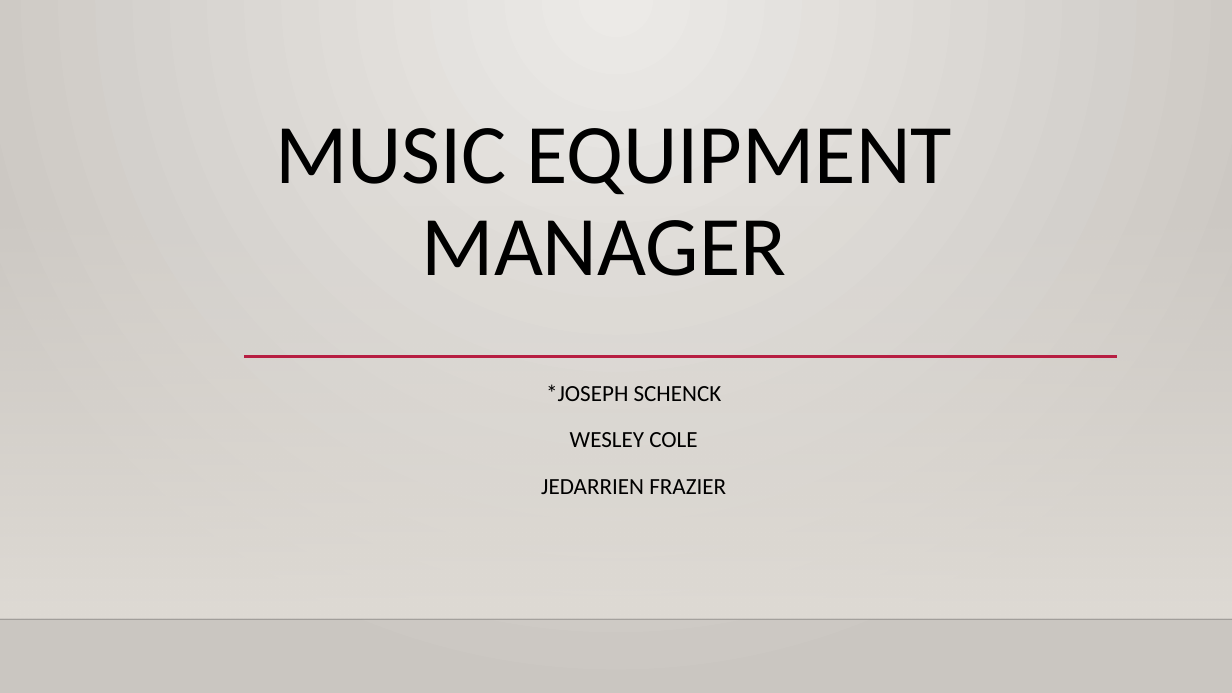
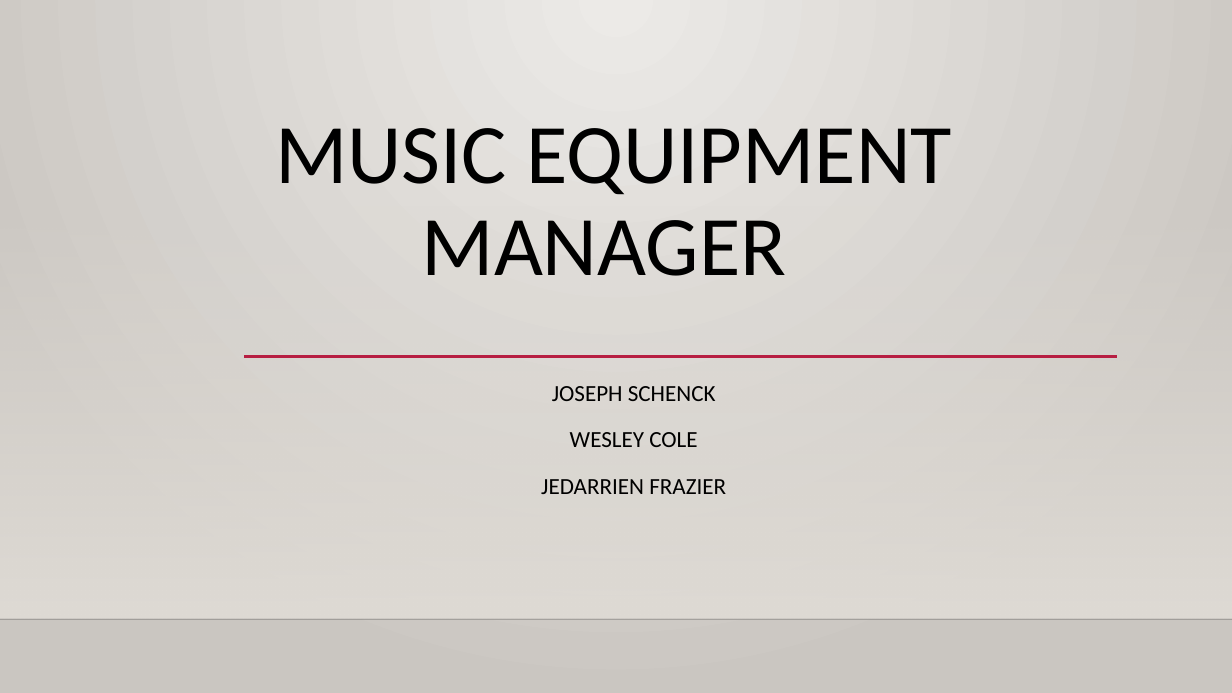
Before and after one commit to JedarrienFrazier/CMPS411, a slide deck: slide 1 of 411.pptx. Drawn at 1232x693 pixels with LibreOffice and Linux fonts; fonts in the diff are those of the drawing; background and template pictures are left out. Boxes give left, top, right and bottom in pixels: in the first picture for what was removed or moved away, otherwise in the second. Text is boxed around its words. In the diff, an @@ line names an element or a change of style, - is before the commit and + after.

```diff
--- a/411.pptx
+++ b/411.pptx
@@ subtitle at box(552, 386, 716, 401): text changed @@
-*JOSEPH SCHENCK
+JOSEPH SCHENCK
```
Also in this commit, not shown: 2 other slides changed.
